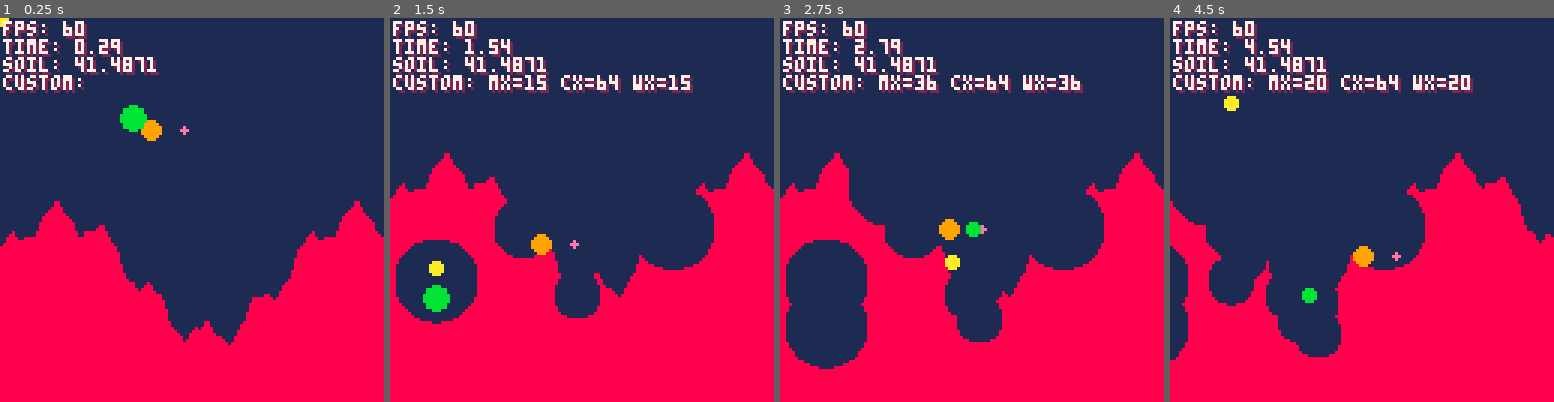
Above: before the commit, frames 1-4 (left to right).
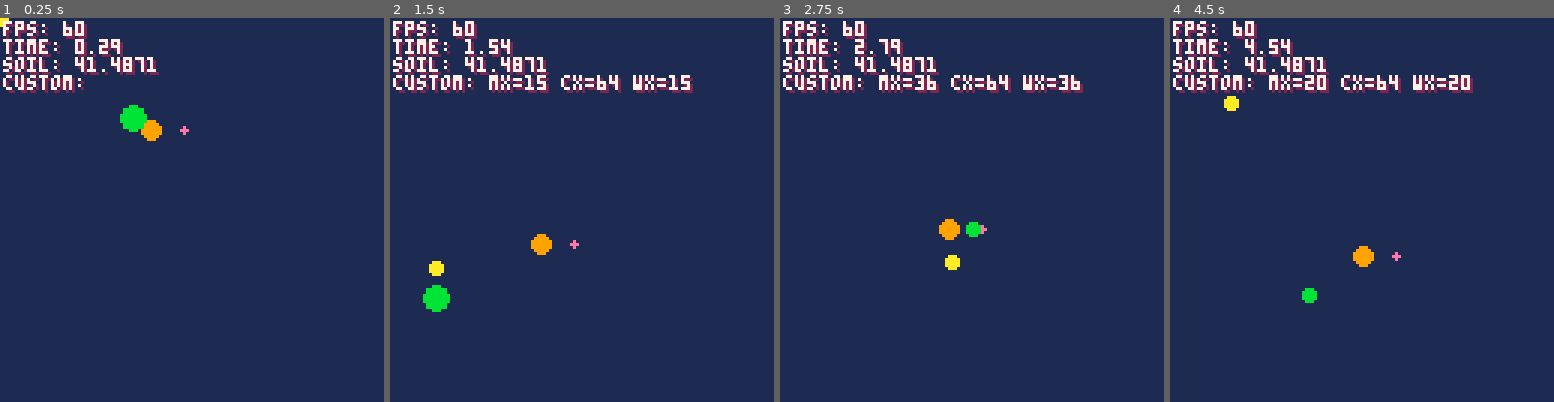
Above: after the commit, the same moments.

Repository: SelfDevTV/pixeltrench
Game: PICO-8 cartridge pixeltrench.p8
The game is run twice, just before and just after one commit, with the same random seed, the same clock (stepped at 60 frames per second) and the same inputs.
Inputs (mouse positions are in pixels of both pictures, inside the frame that each line leads up to):
- Up to frame 1 (0.25 s): no input
- Up to frame 2 (1.5 s): tap X (X key) at 0.33, 1.07 s; click (670, 121) at 0.67 s; tap O (Z key) at 0.7 s; click (436, 267) at 1.22 s
- Up to frame 3 (2.75 s): hold Right 1.6-2.1 s; tap O (Z key) at 1.7, 2.1, 2.5 s; click (887, 114) at 1.77 s; tap X (X key) at 1.85 s; hold Up 2.15-2.42 s; click (952, 259) at 2.32 s; hold Right from 2.47 s (still down)
- Up to frame 4 (4.5 s): click (1404, 106) at 2.87 s; tap O (Z key) every 0.4 s from 2.9 to 4.1 s; tap X (X key) at 2.97, 4.08 s; release Right at 3.03 s; hold Left 3.08-3.58 s; click (1465, 256) at 3.42 s; hold Down 3.63-3.97 s; click (1231, 102) at 3.97 s; hold Right from 4.02 s (still down)

The runs differ from the first frame. In frame 1, 36% of the frame differs, in the area x 0-100%, y 47-100%; in frame 2, 41%, in the area x 0-100%, y 35-100%; in frame 3, 36%; in frame 4, 37%.

Commit message:
feat: add textured line drawing

Diff:
--- a/pixeltrench.p8
+++ b/pixeltrench.p8
@@ -712,27 +712,53 @@
 	end
 end
 
+function height_tex(y)
+        -- choose a texture based on absolute height
+        local t = (y - cfg.min_h) / (cfg.max_h - cfg.min_h)
+        if t < 0.4 then
+                -- grass tile at (0,0)
+                return 0, 0
+        elseif t < 0.7 then
+                -- dirt tile at (8,0)
+                return 8, 0
+        else
+                -- rock tile at (16,0)
+                return 16, 0
+        end
+end
+
+-- draw a vertical line textured with an 8x8 tile
+function textured_line(x, y0, y1, tx, ty)
+        local y = y0
+        while y < y1 do
+                local seg_end = min(y + 8, y1)
+                tline(x, y, x, seg_end - 1, tx, ty, 0, 1)
+                y = seg_end
+        end
+end
+
 function drawmap_with(cam_x)
-	local start_x = max(0, cam_x)
-	local end_x = min(cfg.world_w, cam_x + 128)
-	for x = start_x, end_x do
-		-- scanline
-		local lines = terrain[x + 1]
-		if not lines then
-			return
-		end
-		if #lines == 0 then
-			-- Fallback: draw minimal terrain at bottom if completely destroyed
-			--line(x, cfg.world_h - 5, x, cfg.world_h - 1, 8)
-		else
-			for sl in all(lines) do
-				if not sl or #sl < 2 then
-					return
-				end
-				line(x, sl[1], x, sl[2] - 1, 8)
-			end
-		end
-	end
+        local start_x = max(0, cam_x)
+        local end_x = min(cfg.world_w, cam_x + 128)
+        for x = start_x, end_x do
+                -- scanline
+                local lines = terrain[x + 1]
+                if not lines then
+                        return
+                end
+                if #lines == 0 then
+                        -- Fallback: draw minimal terrain at bottom if completely destroyed
+                        --line(x, cfg.world_h - 5, x, cfg.world_h - 1, 8)
+                else
+                        for sl in all(lines) do
+                                if not sl or #sl < 2 then
+                                        return
+                                end
+                                local tx, ty = height_tex(sl[1])
+                                textured_line(x, sl[1], sl[2], tx, ty)
+                        end
+                end
+        end
 end
 
 function drawdebug()
